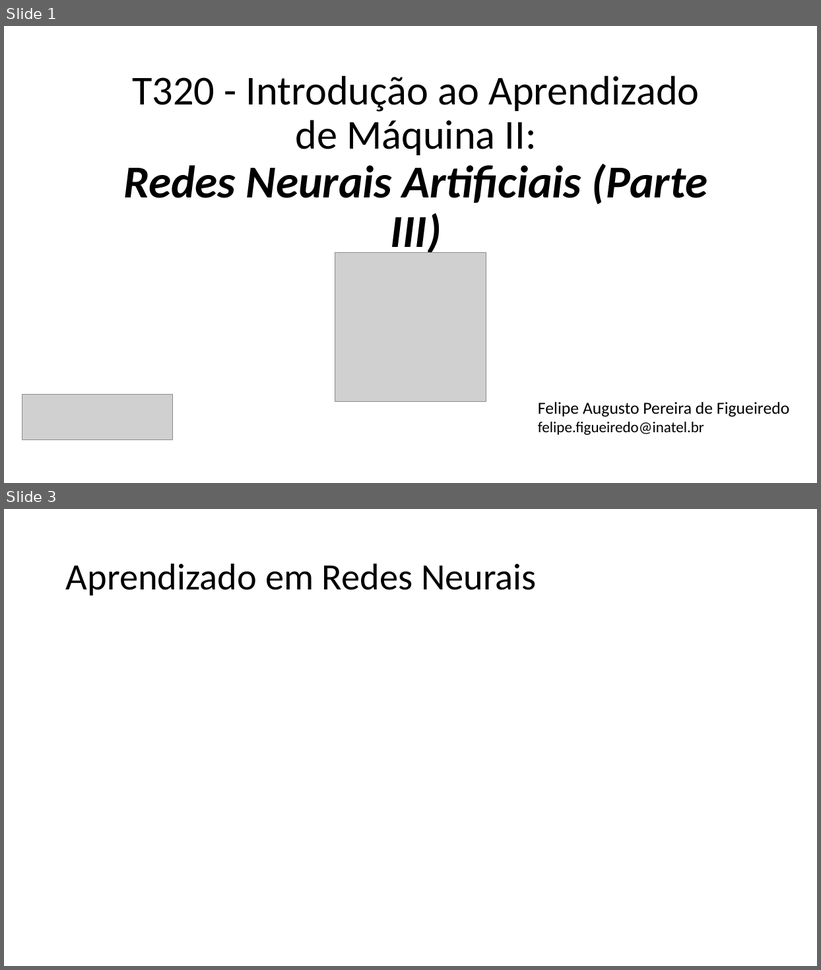
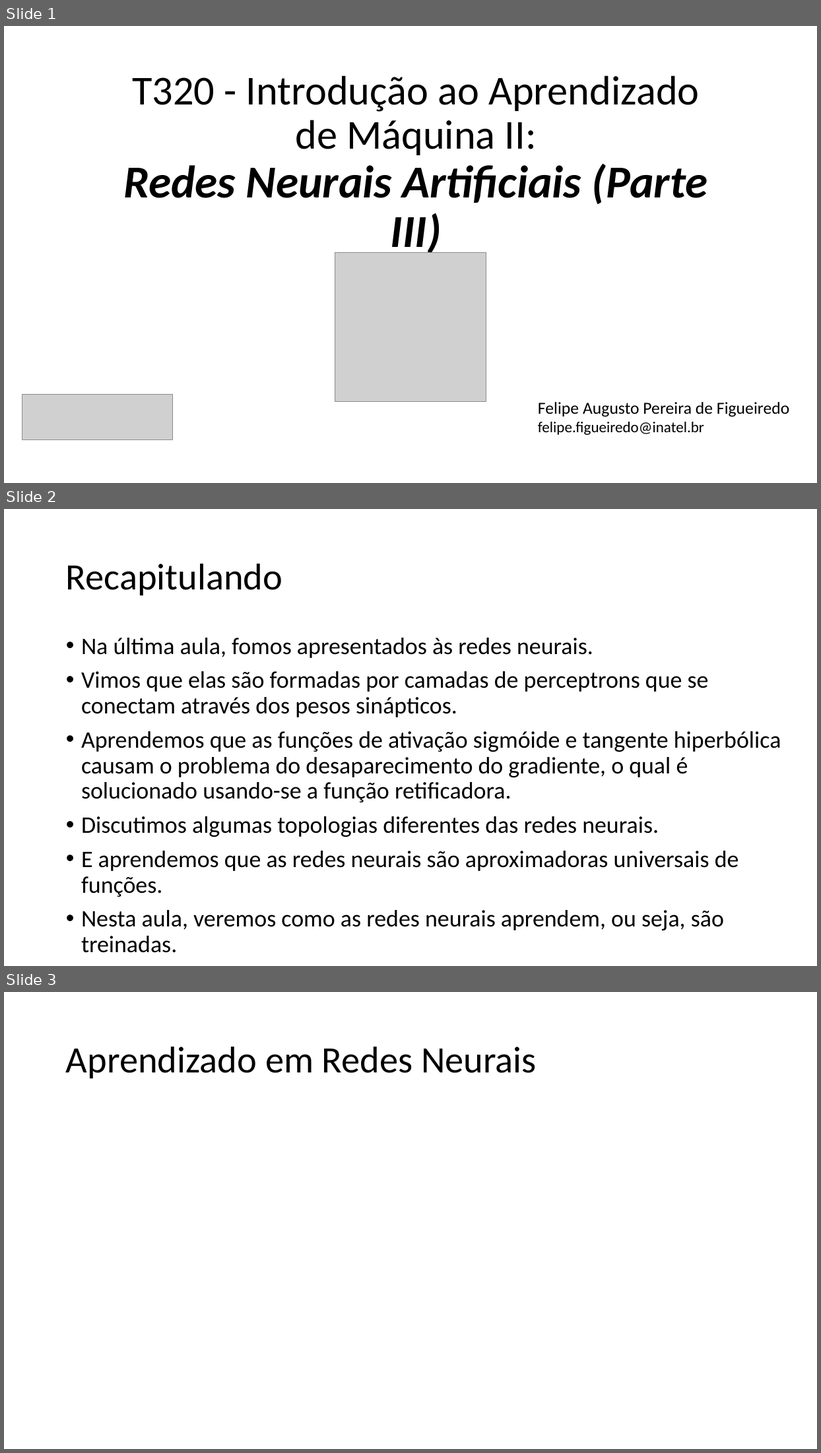
Before and after one commit to zz4fap/t320_aprendizado_de_maquina, a slide deck: slides/T320_Redes_Neurais_Artificiais (Parte III).pptx. Shown one above the other, each under a label of ours: slides 1 and 3 before the commit, slides 1, 2 and 3 after it; the slides between them are not shown. The pictures are 821x970 and 821x1453 pixels, drawn with LibreOffice and Linux fonts; fonts in the diff are those of the drawing; grey boxes stand for pictures. Boxes give left, top, right and bottom in pixels: in the first picture for what was removed or moved away, otherwise in the second. Text is boxed around its words. In the diff, an @@ line names an element or a change of style, - is before the commit and + after.

```diff
--- a/slides/T320_Redes_Neurais_Artificiais (Parte III).pptx
+++ b/slides/T320_Redes_Neurais_Artificiais (Parte III).pptx
@@ slide 2 added at (4,509,817,966), background #FFFFFF @@
@@ title added at (66,563,283,595), 44 pt, text #000000 @@
+Recapitulando
@@ text added at (81,638,781,953), 28 pt, text #000000 @@
+• Na última aula, fomos apresentados às redes neurais.
+• Vimos que elas são formadas por camadas de perceptrons que se conectam através dos pesos sinápticos.
+• Aprendemos que as funções de ativação sigmóide e tangente hiperbólica causam o problema do desaparecimento do gradiente, o qual é solucionado usando-se a função retificadora.
+• Discutimos algumas topologias diferentes das redes neurais.
+• E aprendemos que as redes neurais são aproximadoras universais de funções.
+• Nesta aula, veremos como as redes neurais aprendem, ou seja, são treinadas.
```
Also in this commit, not shown: 9 slides changed, 7 other slides added, 1 slide removed.
